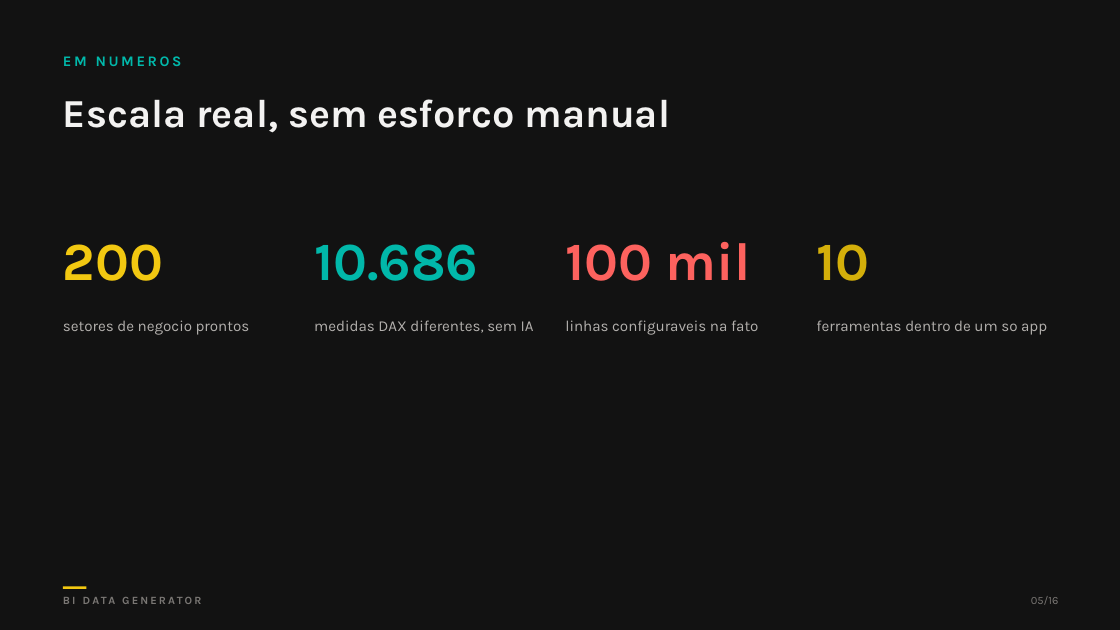
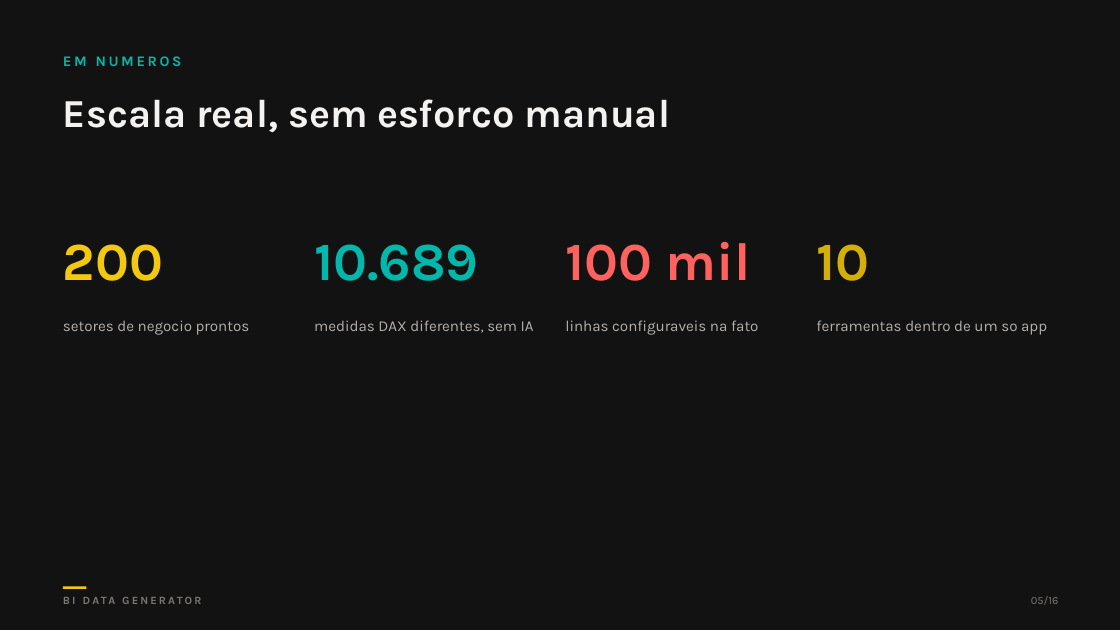
Before and after one commit to RodrigoAiosa/bi_data_generator, a slide deck: slide 5 of assets/BI_Data_Generator_Apresentacao.pptx. Drawn at 1120x630 pixels with LibreOffice and Linux fonts; fonts in the diff are those of the drawing. Boxes give left, top, right and bottom in pixels: in the first picture for what was removed or moved away, otherwise in the second. Text is boxed around its words. In the diff, an @@ line names an element or a change of style, - is before the commit and + after.

```diff
--- a/assets/BI_Data_Generator_Apresentacao.pptx
+++ b/assets/BI_Data_Generator_Apresentacao.pptx
@@ text at [314,244,479,281]: text changed @@
-10.686
+10.689
```
Also in this commit, not shown: 1 other slide changed.
